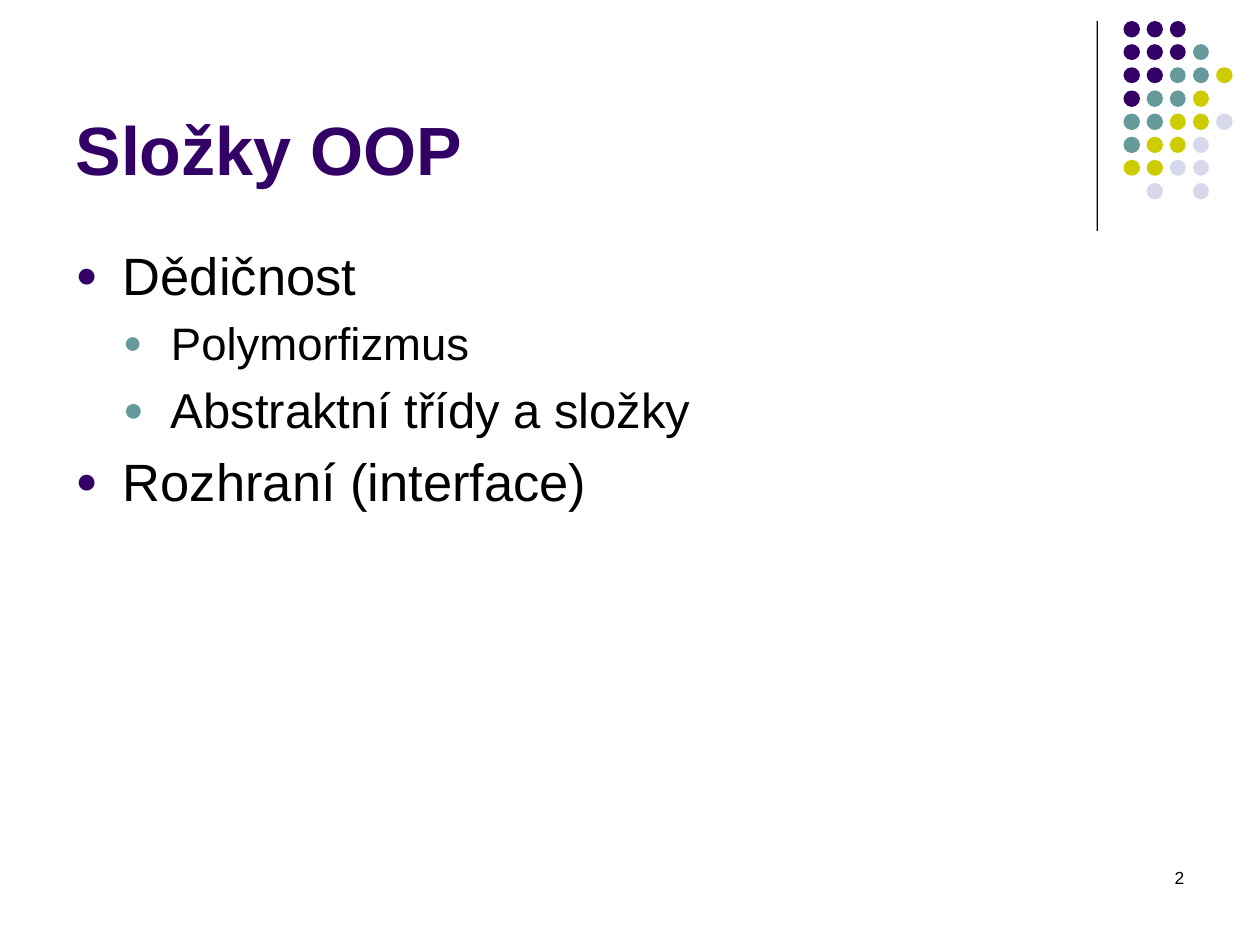
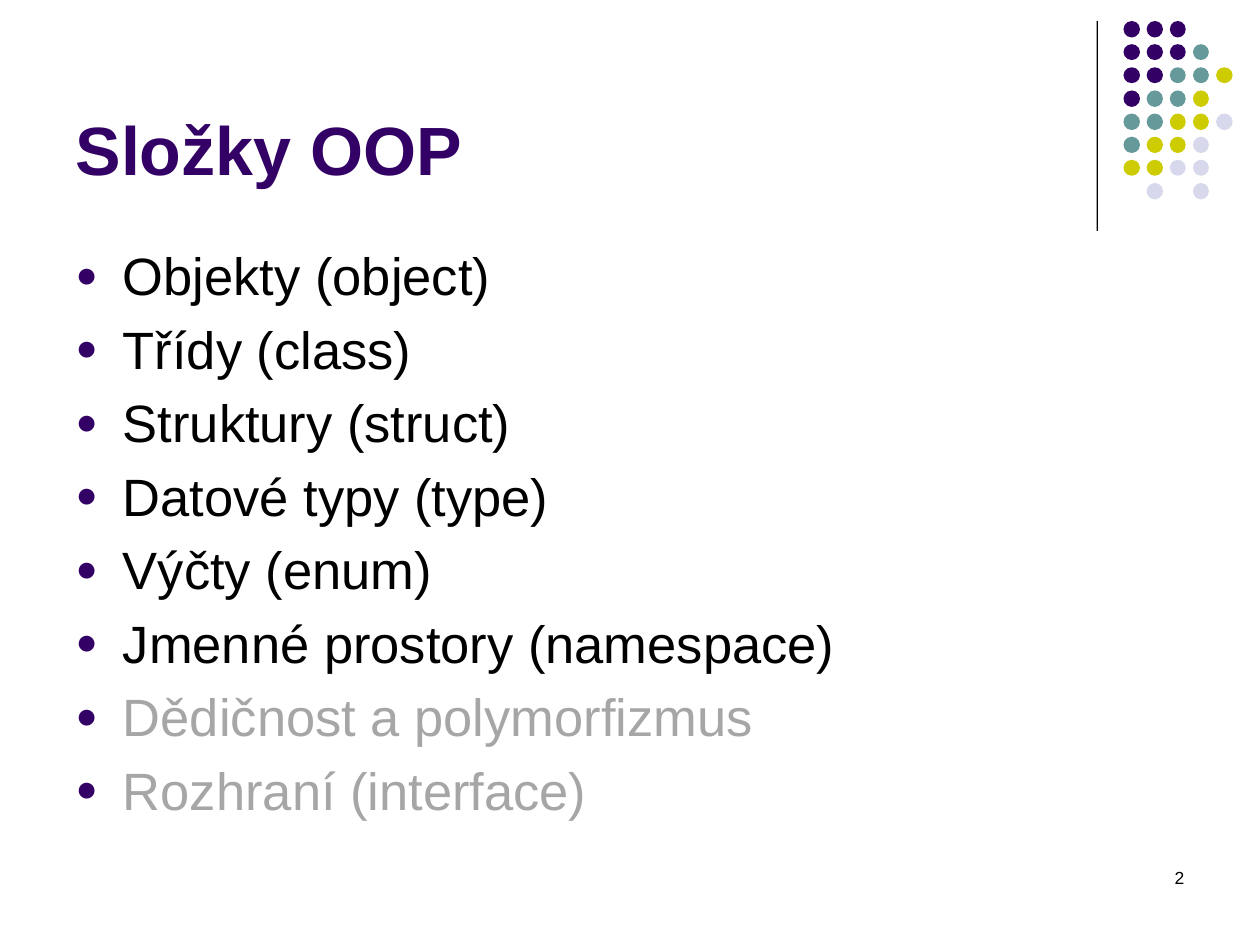
Before and after one commit to PetrVobornik/prednasky, a slide deck: slide 2 of Xamarin.Forms/01-OOP-a-NET/OOP-1-tridy.ppsx. Drawn at 1260x945 pixels with LibreOffice and Linux fonts; fonts in the diff are those of the drawing. Boxes give left, top, right and bottom in pixels: in the first picture for what was removed or moved away, otherwise in the second. Text is boxed around its words. In the diff, an @@ line names an element or a change of style, - is before the commit and + after.

```diff
--- a/Xamarin.Forms/01-OOP-a-NET/OOP-1-tridy.ppsx
+++ b/Xamarin.Forms/01-OOP-a-NET/OOP-1-tridy.ppsx
@@ text at box(123, 257, 834, 747): text changed; size 28 to 30 pt @@
-● Dědičnost
-  ● Polymorfizmus
-  ● Abstraktní třídy a složky
+● Objekty (object)
+● Třídy (class)
+● Struktury (struct)
+● Datové typy (type)
+● Výčty (enum)
+● Jmenné prostory (namespace)
+● Dědičnost a polymorfizmus
@@ text at box(123, 771, 586, 821): text colour #000000 to #A6A6A6 in "Rozhraní (interface)" @@
```
Also in this commit, not shown: 4 other slides changed, 22 slides added, 8 slides removed, 1 other file.
